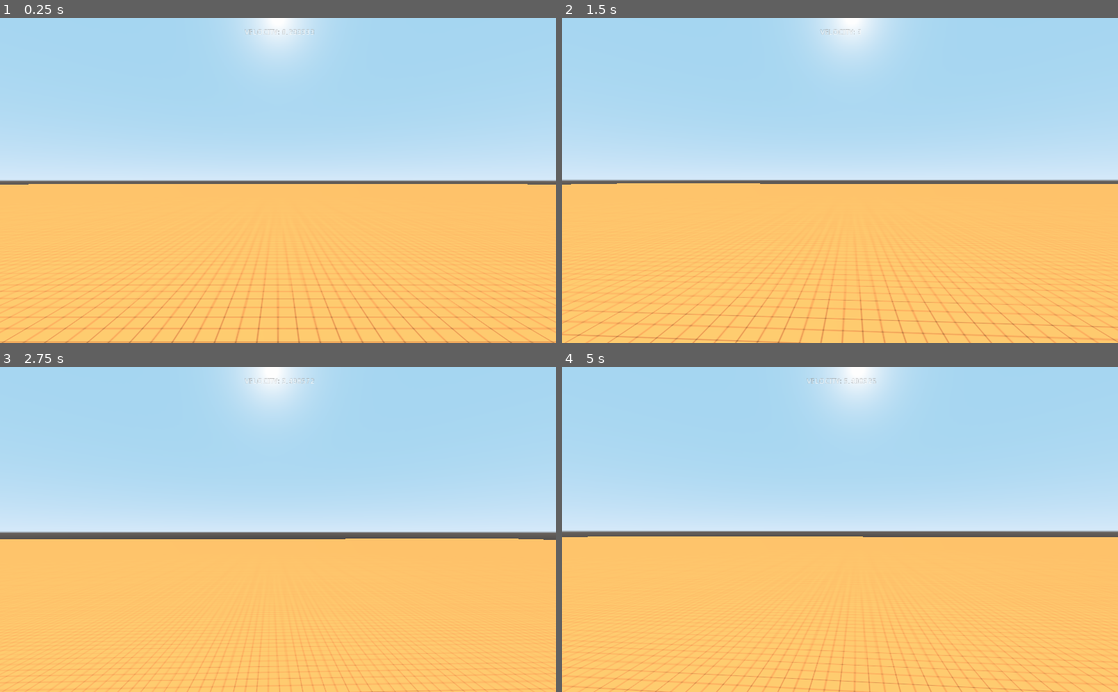
Above: before the commit, frames 1-4 (two rows, left to right).
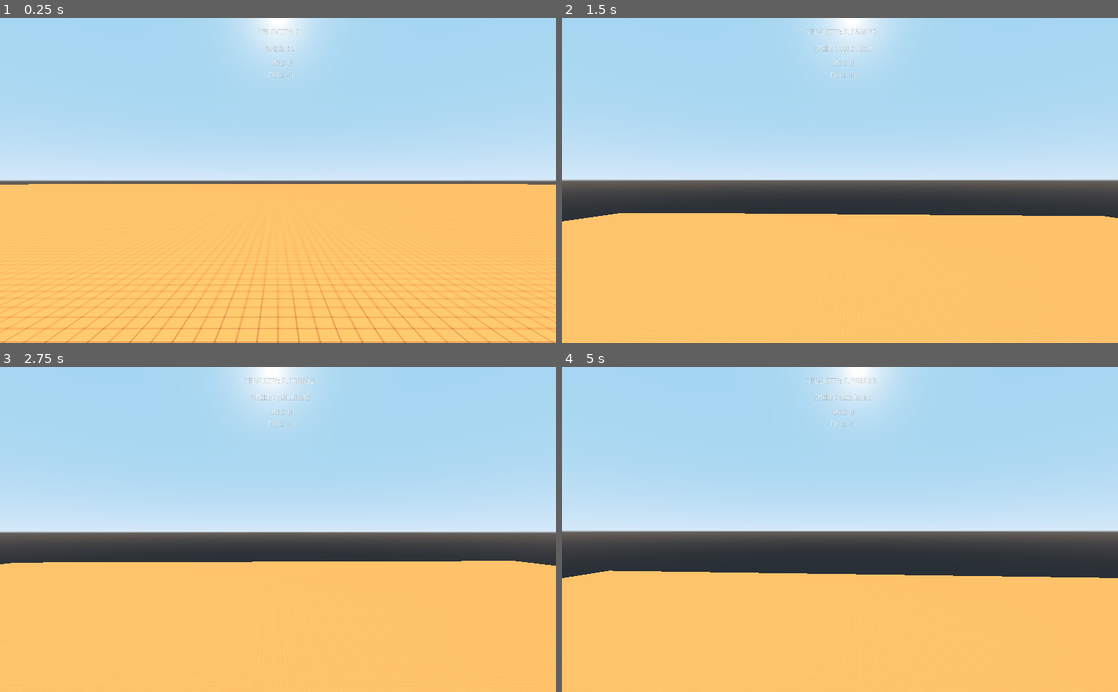
Above: after the commit, the same moments.

Repository: Keiron-Beadle/3TG_Nov_2022
Game: Godot game, scene res://TestGround.tscn
The game is run twice, just before and just after one commit, with the same random seed, the same clock (stepped at 60 frames per second) and the same inputs.
Inputs (mouse positions are in pixels of both pictures, inside the frame that each line leads up to):
- Up to frame 1 (0.25 s): no input
- Up to frame 2 (1.5 s): tap Enter at 0.5 s; move the mouse to (867, 180) at 0.52 s; hold Space (jump) 0.53-1.28 s; hold W (forward) from 0.53 s (still down); move the mouse to (812, 180) at 1.27 s; tap Space (jump) at 1.35 s
- Up to frame 3 (2.75 s): keep holding W (forward); tap Space (jump) at 1.52, 1.82 s; move the mouse to (289, 523) at 2.02 s; hold Space (jump) from 2.03 s (still down)
- Up to frame 4 (5 s): keep holding W (forward); move the mouse to (834, 536) at 2.77 s; release Space (jump) at 2.78 s; tap Space (jump) at 2.85, 3.02, 3.32, 4.35, 4.52, 4.82 s; move the mouse to (878, 532) at 3.52 s; hold Space (jump) 3.53-4.28 s; move the mouse to (795, 526) at 4.27 s

The runs differ from the first frame. In frame 1, 0.1% of the frame differs, in the area x 44-57%, y 3-19%; in frame 2, 11%; in frame 3, 7.4%; in frame 4, 12%, in the area x 0-100%, y 3-100%.

Commit message:
Holding space will preserve forward momentum

Diff:
--- a/Game/Player_Controller.gd
+++ b/Game/Player_Controller.gd
@@ -9,7 +9,7 @@
 var jump_add = 0.34
 var speed = 3
 var max_add = 1
-var max_dec = 3
+var max_dec = 10
 var max_speed = 100
 
 func _ready():
@@ -25,18 +25,15 @@
 		wish_dir += -global_transform.basis.x
 	if Input.is_action_pressed("strafe_right"):
 		wish_dir += global_transform.basis.x
-	wish_dir = wish_dir.normalized()
 	if Input.is_action_pressed("jump"):
+		var wishLenSqrd = wish_dir.length_squared()
+		if wishLenSqrd < 0.1 and wishLenSqrd > -0.1:
+			wish_dir.x = velocity.x
+			wish_dir.z = velocity.z
 		if is_on_floor():
-			velocity.y = 6
-	else:
-		if is_on_floor():
-			velocity.y = 0
-	if not is_on_floor():
-		if wish_dir.length_squared() == 0:
-			wish_dir = velocity.normalized()
+			velocity.y = 20
 
-	return wish_dir
+	return (wish_dir.normalized())
 
 func _unhandled_input(event):
 	if event is InputEventMouseMotion and Input.get_mouse_mode() == Input.MOUSE_MODE_CAPTURED:
@@ -53,18 +50,22 @@
 	velocity.y += gravity * delta
 	var wish_dir = get_input()
 	var wish_dirV2 = Vector2(wish_dir.x, wish_dir.z)
-	var vel_dirV2 = Vector2(velocity.x, velocity.z).normalized()
-	var angleBetweenVelAndWish = wish_dirV2.angle_to(vel_dirV2)
+	var vel_dirV2 = (Vector2(velocity.x, velocity.z).normalized())
+	var angleBetweenVelAndWish = abs(wish_dirV2.angle_to(vel_dirV2))
 
 	var speedIncrease = smoothstep(0.01, 0.698, angleBetweenVelAndWish)
-	var speedDecrease = smoothstep(0.699, 1.0472, angleBetweenVelAndWish)
+	var speedDecrease = -smoothstep(0.699, 0.872, angleBetweenVelAndWish)
 
-	speed = clamp(speedIncrease * max_add + speedDecrease * max_dec,3,max_speed)
-
+	speed += clamp(speedIncrease * max_add + speedDecrease * max_dec,-max_dec,max_add)
+	speed = clamp(speed,3, max_speed)
 	var wish_vel = wish_dir * speed
-
+	if wish_vel.x == 0 and wish_vel.z == 0:
+		pass
 	velocity.x = wish_vel.x
 	velocity.z = wish_vel.z
-	var label = get_node("/root/Spatial/UI/Velocity_Label")
-	label.text = "Velocity: " + str(velocity.length())
+	var velText = Vector2(velocity.x, velocity.z).length()
+	get_node("/root/Spatial/UI/Velocity_Label").text = "Velocity: " + str(velText)
+	get_node("/root/Spatial/UI/Speed_Label").text = "Speed: " + str(speed)
+	get_node("/root/Spatial/UI/SpeedInc_Label").text = "Inc: " + str(speedIncrease)
+	get_node("/root/Spatial/UI/SpeedDec_Label").text = "Dec: " + str(speedDecrease)
 	velocity = move_and_slide(velocity, Vector3.UP, true)
--- a/Game/TestGround.tscn
+++ b/Game/TestGround.tscn
@@ -5,8 +5,7 @@
 [ext_resource path="res://Resources/Textures/GridTexture.png" type="Texture" id=3]
 
 [sub_resource type="PhysicsMaterial" id=1]
-friction = 0.39
-bounce = 0.21
+friction = 0.0
 
 [sub_resource type="SpatialMaterial" id=2]
 params_diffuse_mode = 2
@@ -62,6 +61,42 @@
 
 [node name="UI" type="Node" parent="."]
 
+[node name="SpeedDec_Label" type="Label" parent="UI"]
+anchor_left = 0.5
+anchor_right = 0.5
+margin_left = -58.0
+margin_top = 99.0
+margin_right = 69.0
+margin_bottom = 113.0
+text = "Velocity: "
+align = 1
+valign = 1
+uppercase = true
+
+[node name="SpeedInc_Label" type="Label" parent="UI"]
+anchor_left = 0.5
+anchor_right = 0.5
+margin_left = -57.0
+margin_top = 77.0
+margin_right = 70.0
+margin_bottom = 91.0
+text = "Velocity: "
+align = 1
+valign = 1
+uppercase = true
+
+[node name="Speed_Label" type="Label" parent="UI"]
+anchor_left = 0.5
+anchor_right = 0.5
+margin_left = -58.0
+margin_top = 50.0
+margin_right = 69.0
+margin_bottom = 64.0
+text = "Velocity: "
+align = 1
+valign = 1
+uppercase = true
+
 [node name="Velocity_Label" type="Label" parent="UI"]
 anchor_left = 0.5
 anchor_right = 0.5
